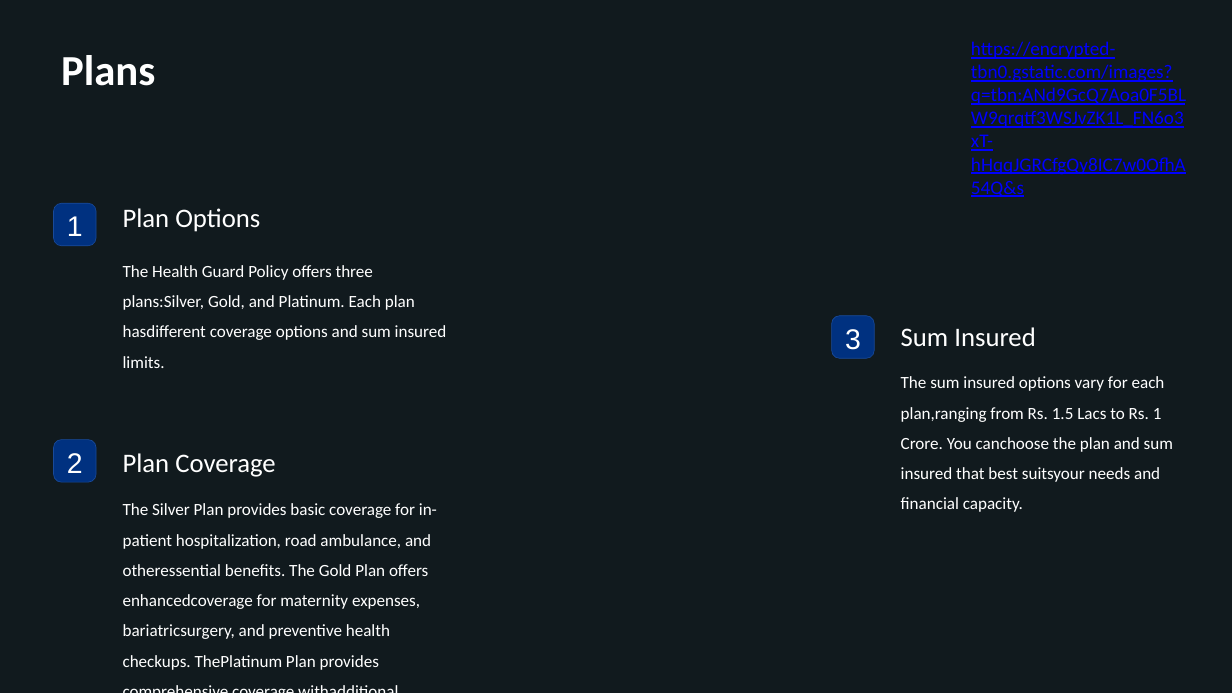
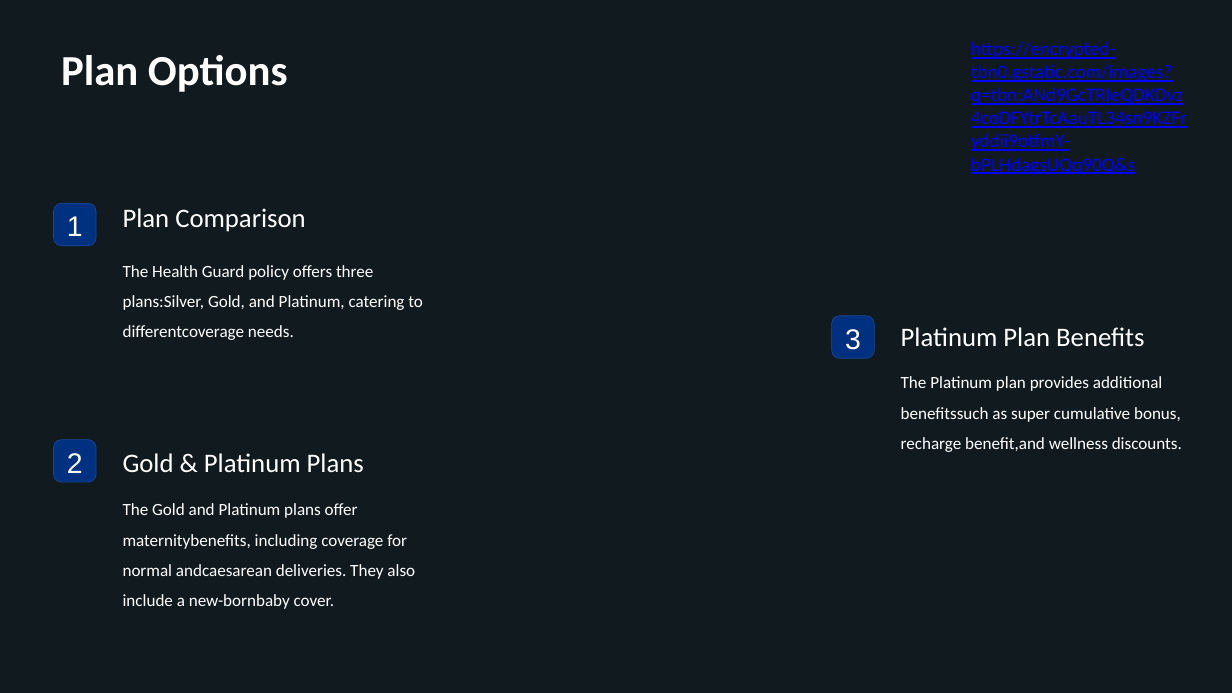
Before and after one commit to KarthikAvinash/Content-ppt-video-generator, a slide deck: slide 3 of updated_presentation.pptx. Drawn at 1232x693 pixels with LibreOffice and Linux fonts; fonts in the diff are those of the drawing; background and template pictures are left out; a plain dark background stands for a picture behind light text. Boxes give left, top, right and bottom in pixels: in the first picture for what was removed or moved away, otherwise in the second. Text is boxed around its words. In the diff, an @@ line names an element or a change of style, - is before the commit and + after.

```diff
--- a/updated_presentation.pptx
+++ b/updated_presentation.pptx
@@ text at (61,55,288,92): text changed @@
-Plans
+Plan Options
@@ text at (971,41,1183,175): text changed @@
-https://encrypted-tbn0.gstatic.com/images?q=tbn:ANd9GcQ7Aoa0F5BLW9qrqtf3WSJvZK1L_FN6o3xT-hHqqJGRCfgQy8IC7w0OfhA54Q&s
+https://encrypted-tbn0.gstatic.com/images?q=tbn:ANd9GcTRIeQDKDvz4coDFYtrTcAauTL34sn9KZFryddii9otfmY-bPLHdagsUQq90Q&s
@@ text at (123,208,305,232): text changed @@
-Plan Options
+Plan Comparison
@@ text at (123,265,423,340): text changed @@
-The Health Guard Policy offers three plans:Silver, Gold, and Platinum. Each plan hasdifferent coverage options and sum insured limits.
+The Health Guard policy offers three plans:Silver, Gold, and Platinum, catering to differentcoverage needs.
@@ text at (901,327,1144,347): text changed @@
-Sum Insured
+Platinum Plan Benefits
@@ text at (901,376,1182,452): text changed @@
-The sum insured options vary for each plan,ranging from Rs. 1.5 Lacs to Rs. 1 Crore. You canchoose the plan and sum insured that best suitsyour needs and financial capacity.
+The Platinum plan provides additional benefitssuch as super cumulative bonus, recharge benefit,and wellness discounts.
@@ text at (123,453,364,473): text changed @@
-Plan Coverage
+Gold & Platinum Plans
@@ text at (123,503,415,609): text changed @@
-The Silver Plan provides basic coverage for in-patient hospitalization, road ambulance, and otheressential benefits. The Gold Plan offers enhancedcoverage for maternity expenses, bariatricsurgery, and preventive health checkups. ThePlatinum Plan provides comprehensive coverage withadditional benefits such as super cumulativebonus, recharge benefit, and air ambulance.
+The Gold and Platinum plans offer maternitybenefits, including coverage for normal andcaesarean deliveries. They also include a new-bornbaby cover.
```
Also in this commit, not shown: 2 other slides changed, 2 other files.
